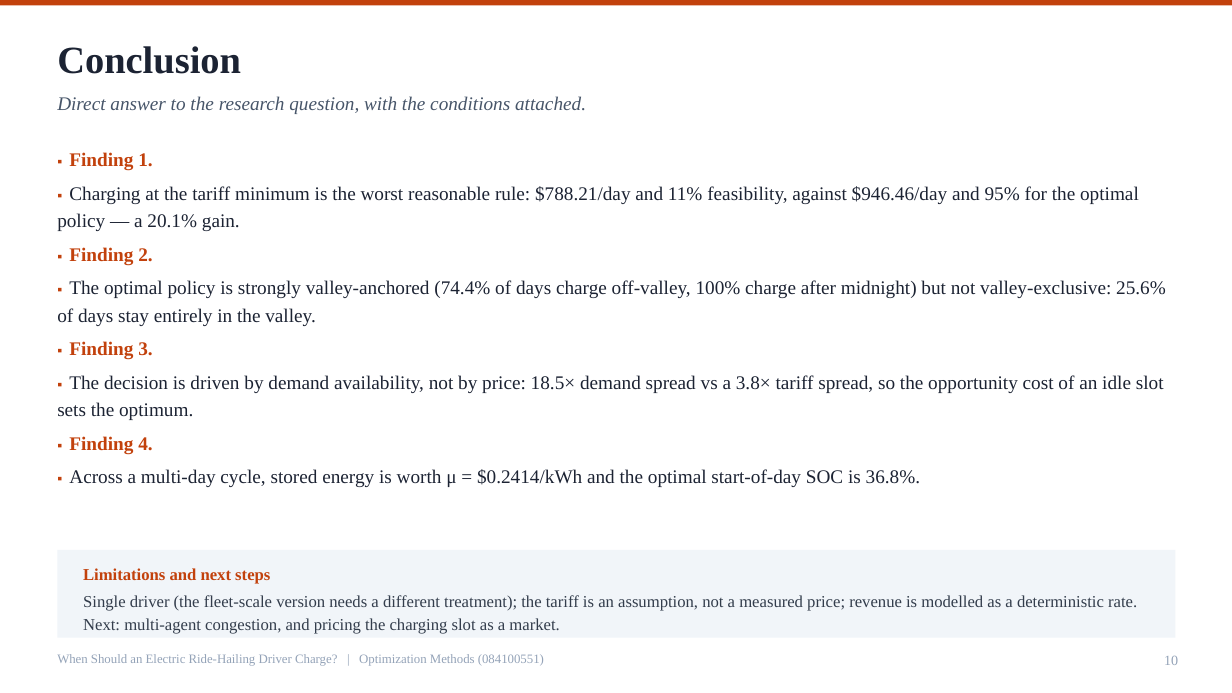
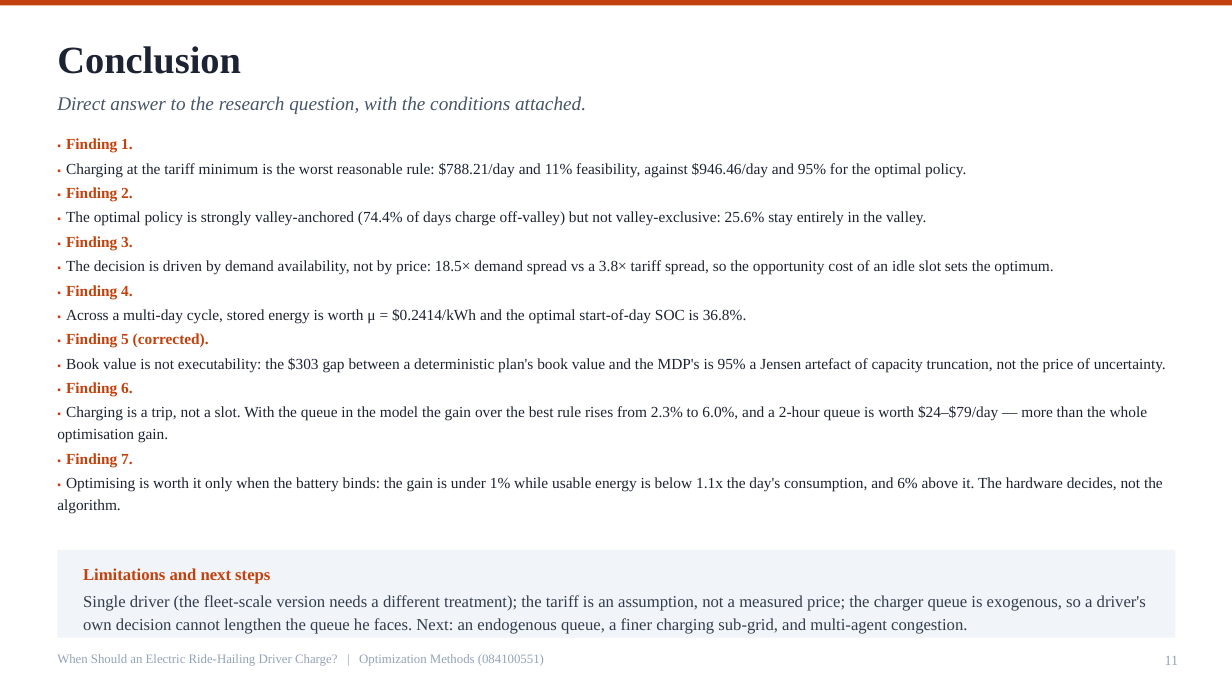
Before and after one commit to Ryan-Big-Data-grade24-scut/ride-hailing-charging, a slide deck: slide 11 of submit/Defense_梁睿希_202464870791.pptx (slide 10 before the commit). Drawn at 1232x693 pixels with LibreOffice and Linux fonts; fonts in the diff are those of the drawing. Boxes give left, top, right and bottom in pixels: in the first picture for what was removed or moved away, otherwise in the second. Text is boxed around its words. In the diff, an @@ line names an element or a change of style, - is before the commit and + after.

```diff
--- a/submit/Defense_梁睿希_202464870791.pptx
+++ b/submit/Defense_梁睿希_202464870791.pptx
@@ text "▪ Finding 1.": place and size @@
-text "▪ Finding 1." at (57,152,1166,487)
+text "▪ Finding 1." at (57,138,1166,514)
@@ text at (66,138,1053,324): size 11 to 8 pt in "▪", "▪", "▪", "▪" and 2 more places; size 15 to 12 pt in "Finding 1.", "Finding 2.", "Finding 3.", "The decision is driven by demand availability, ..." and 2 more places; less space between paragraphs @@
@@ text at (66,163,966,178): text changed; size 15 to 12 pt @@
-▪ Charging at the tariff minimum is the worst reasonable rule: $788.21/day and 11% feasibility, against $946.46/day and 95% for the optimal policy — a 20.1% gain.
+▪ Charging at the tariff minimum is the worst reasonable rule: $788.21/day and 11% feasibility, against $946.46/day and 95% for the optimal policy.
@@ text at (66,211,926,226): text changed; size 15 to 12 pt @@
-▪ The optimal policy is strongly valley-anchored (74.4% of days charge off-valley, 100% charge after midnight) but not valley-exclusive: 25.6% of days stay entirely in the valley.
+▪ The optimal policy is strongly valley-anchored (74.4% of days charge off-valley) but not valley-exclusive: 25.6% stay entirely in the valley.
@@ text at (57,333,1166,514): paragraphs added @@
+▪ Finding 5 (corrected).
+▪ Book value is not executability: the $303 gap between a deterministic plan's book value and the MDP's is 95% a Jensen artefact of capacity truncation, not the price of uncertainty.
+▪ Finding 6.
+▪ Charging is a trip, not a slot. With the queue in the model the gain over the best rule rises from 2.3% to 6.0%, and a 2-hour queue is worth $24–$79/day — more than the whole optimisation gain.
+▪ Finding 7.
+▪ Optimising is worth it only when the battery binds: the gain is under 1% while usable energy is below 1.1x the day's consumption, and 6% above it. The hardware decides, not the algorithm.
@@ text at (83,595,1146,634): text changed @@
-Single driver (the fleet-scale version needs a different treatment); the tariff is an assumption, not a measured price; revenue is modelled as a deterministic rate. Next: multi-agent congestion, and pricing the charging slot as a market.
+Single driver (the fleet-scale version needs a different treatment); the tariff is an assumption, not a measured price; the charger queue is exogenous, so a driver's own decision cannot lengthen the queue he faces. Next: an endogenous queue, a finer charging sub-grid, and multi-agent congestion.
@@ text at (1165,656,1179,665): text changed @@
-10
+11
```
Also in this commit, not shown: 6 other slides changed, 1 slide added, 35 other files.
